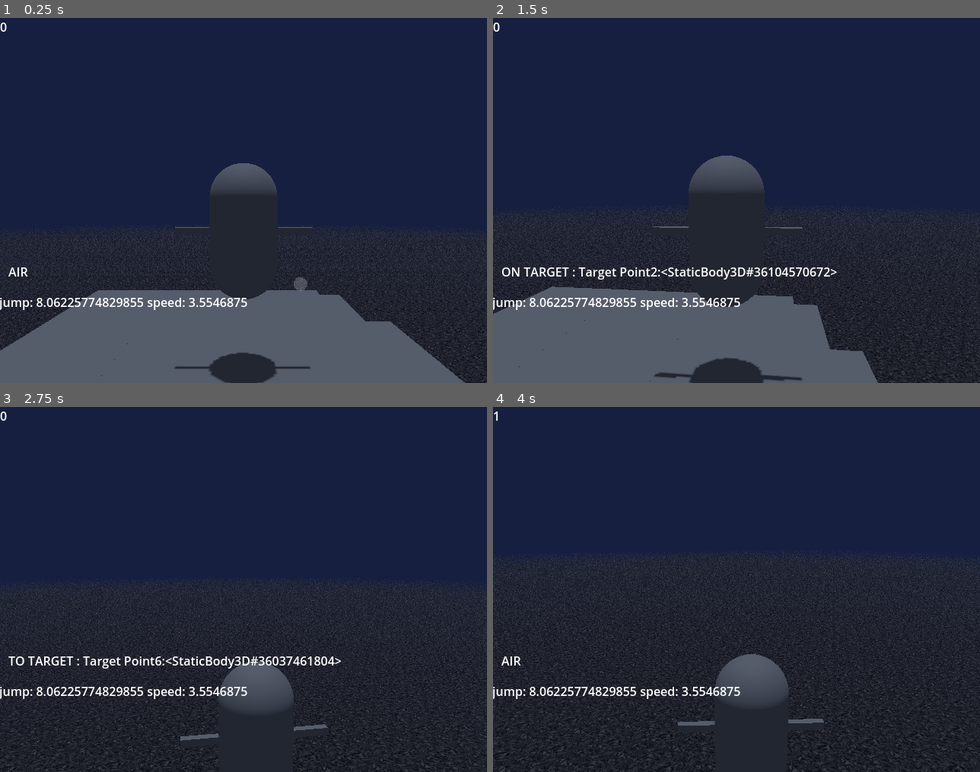
Above: before the commit, frames 1-4 (two rows, left to right).
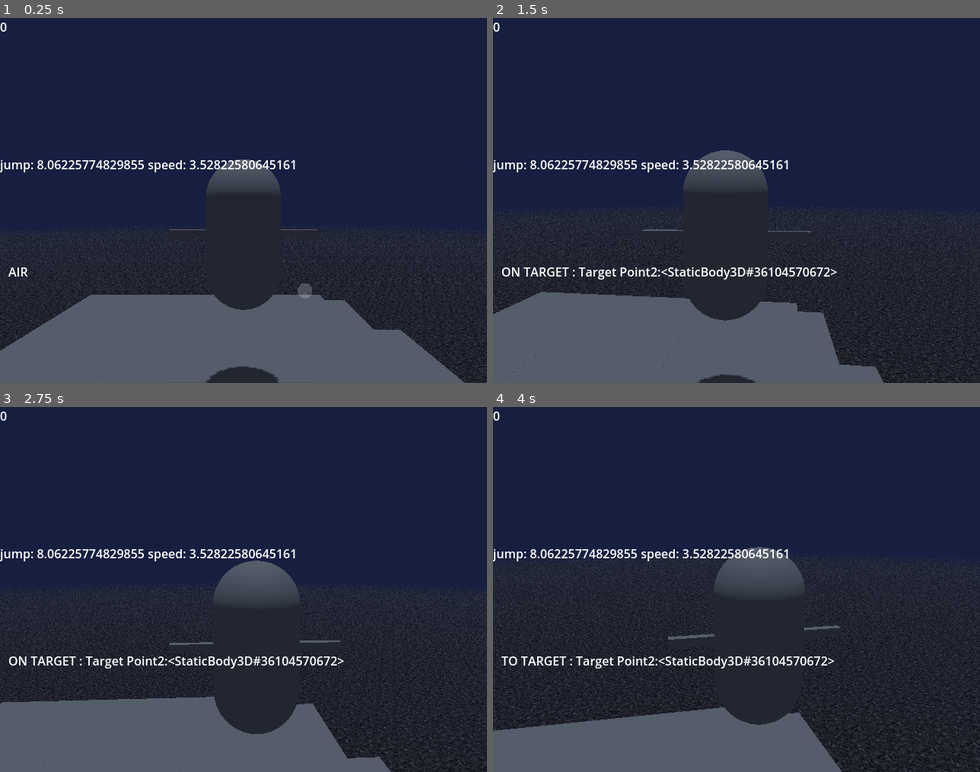
Above: after the commit, the same moments.

Repository: NoahChase/Sly-Cooper--A-Thief-in-Godot
Game: Godot game, scene res://Scenes/Worlds/hazard_room.tscn
Same seed, same stepped clock (60 frames per second), same inputs: the game is played once before the commit and once after it.
Inputs (mouse positions are in pixels of both pictures, inside the frame that each line leads up to):
- Up to frame 1 (0.25 s): no input
- Up to frame 2 (1.5 s): tap Enter (ui_accept) at 0.5, 0.77 s; move the mouse to (760, 200) at 0.52 s; hold Up (ui_up) from 0.53 s (still down); tap Q (circle) at 0.6, 1.35 s; move the mouse to (712, 200) at 1.27 s
- Up to frame 3 (2.75 s): keep holding Up (ui_up); tap Enter (ui_accept) at 1.52 s; move the mouse to (253, 582) at 2.02 s; tap Q (circle) at 2.1 s
- Up to frame 4 (4 s): keep holding Up (ui_up); move the mouse to (731, 596) at 2.77 s; tap Q (circle) at 2.85, 3.6 s; tap Enter (ui_accept) at 3.02, 3.77 s; move the mouse to (775, 593) at 3.52 s

The runs differ from the first frame. In frame 1, 4.6% of the frame differs, in the area x 0-100%, y 38-100%; in frame 2, 6.0%; in frame 3, 20%; in frame 4, 18%.

Commit message:
Sly EOD Update

Diff:
--- a/Scenes/Character Mesh/sly_cooper_rig_no_physics.tscn
+++ b/Scenes/Character Mesh/sly_cooper_rig_no_physics.tscn
@@ -34,6 +34,9 @@
 
 [sub_resource type="AnimationNodeAnimation" id="AnimationNodeAnimation_s2syr"]
 animation = &"Library Sly MASTER 005/Idle Crouch 2"
+
+[sub_resource type="AnimationNodeAnimation" id="AnimationNodeAnimation_tvnrq"]
+animation = &"Library Sly MASTER 005/Run 1"
 
 [sub_resource type="AnimationNodeAnimation" id="AnimationNodeAnimation_2pjcq"]
 animation = &"Library Sly MASTER 005/00 T-Pose"
@@ -96,6 +99,10 @@
 input_2/auto_advance = false
 input_2/break_loop_at_end = false
 input_2/reset = true
+input_3/name = "floor run"
+input_3/auto_advance = false
+input_3/break_loop_at_end = false
+input_3/reset = true
 
 [sub_resource type="AnimationNodeTimeScale" id="AnimationNodeTimeScale_kh1f8"]
 
@@ -118,10 +125,12 @@
 
 [sub_resource type="AnimationNodeTimeScale" id="AnimationNodeTimeScale_7lgmy"]
 
+[sub_resource type="AnimationNodeTimeScale" id="AnimationNodeTimeScale_qsgjq"]
+
 [sub_resource type="AnimationNodeTimeScale" id="AnimationNodeTimeScale_hgiqx"]
 
 [sub_resource type="AnimationNodeBlendTree" id="AnimationNodeBlendTree_ucif6"]
-graph_offset = Vector2(-653.384, 324.346)
+graph_offset = Vector2(-907.191, 188.536)
 "nodes/Anim State/node" = SubResource("AnimationNodeTransition_qdafn")
 "nodes/Anim State/position" = Vector2(280, 140)
 nodes/Animation/node = SubResource("AnimationNodeAnimation_o2ybd")
@@ -130,6 +139,8 @@
 "nodes/Animation 10/position" = Vector2(-840, -740)
 "nodes/Animation 11/node" = SubResource("AnimationNodeAnimation_s2syr")
 "nodes/Animation 11/position" = Vector2(-860, -600)
+"nodes/Animation 12/node" = SubResource("AnimationNodeAnimation_tvnrq")
+"nodes/Animation 12/position" = Vector2(-640, 360)
 "nodes/Animation 2/node" = SubResource("AnimationNodeAnimation_2pjcq")
 "nodes/Animation 2/position" = Vector2(-540, -540)
 "nodes/Animation 3/node" = SubResource("AnimationNodeAnimation_6pofx")
@@ -137,7 +148,7 @@
 "nodes/Animation 4/node" = SubResource("AnimationNodeAnimation_vghod")
 "nodes/Animation 4/position" = Vector2(-200, 400)
 "nodes/Animation 5/node" = SubResource("AnimationNodeAnimation_vfska")
-"nodes/Animation 5/position" = Vector2(-560, 200)
+"nodes/Animation 5/position" = Vector2(-620, 160)
 "nodes/Animation 6/node" = SubResource("AnimationNodeAnimation_omr3l")
 "nodes/Animation 6/position" = Vector2(-200, 560)
 "nodes/Animation 7/node" = SubResource("AnimationNodeAnimation_lt275")
@@ -161,7 +172,7 @@
 "nodes/Floor Transition/node" = SubResource("AnimationNodeTransition_pb2f7")
 "nodes/Floor Transition/position" = Vector2(20, -120)
 "nodes/Input Timescale/node" = SubResource("AnimationNodeTimeScale_kh1f8")
-"nodes/Input Timescale/position" = Vector2(-120, 140)
+"nodes/Input Timescale/position" = Vector2(-180, 100)
 nodes/Jump/node = SubResource("AnimationNodeOneShot_cuhbt")
 nodes/Jump/position = Vector2(620, 420)
 "nodes/Jump Animation/node" = SubResource("AnimationNodeAnimation_15x8p")
@@ -169,11 +180,13 @@
 "nodes/Jump Transition/node" = SubResource("AnimationNodeTransition_gmgps")
 "nodes/Jump Transition/position" = Vector2(580, 720)
 nodes/TimeScale/node = SubResource("AnimationNodeTimeScale_hgiqx")
-nodes/TimeScale/position = Vector2(-240, 160)
+nodes/TimeScale/position = Vector2(-300, 120)
 "nodes/TimeScale 2/node" = SubResource("AnimationNodeTimeScale_7lgmy")
 "nodes/TimeScale 2/position" = Vector2(440, 680)
+"nodes/TimeScale 3/node" = SubResource("AnimationNodeTimeScale_qsgjq")
+"nodes/TimeScale 3/position" = Vector2(-329.205, 338.661)
 nodes/output/position = Vector2(960, 500)
-node_connections = [&"Anim State", 0, &"Floor Transition", & …(479 unchanged characters)… r Transition", 2, &"Input Timescale", &"Input Timescale", 0, &"TimeScale", &"Jump", 0, &"Anim State", &"Jump", 1, &"Jump Transition", &"Jump Transition", 0, &"TimeScale 2", &"Jump Transition", 1, &"Animation 3", &"TimeScale", 0, &"Animation 5", &"TimeScale 2", 0, &"Jump Animation", &"output", 0, &"Jump"]
+node_connections = [&"Anim State", 0, &"Floor Transition", & …(479 unchanged characters)… r Transition", 2, &"Input Timescale", &"Floor Transition", 3, &"TimeScale 3", &"Input Timescale", 0, &"TimeScale", &"Jump", 0, &"Anim State", &"Jump", 1, &"Jump Transition", &"Jump Transition", 0, &"TimeScale 2", &"Jump Transition", 1, &"Animation 3", &"TimeScale", 0, &"Animation 5", &"TimeScale 2", 0, &"Jump Animation", &"TimeScale 3", 0, &"Animation 12", &"output", 0, &"Jump"]
 
 [sub_resource type="Animation" id="Animation_ul3bh"]
 length = 0.001
@@ -293,9 +306,9 @@
 "parameters/Blend2 4/blend_amount" = 0.13
 "parameters/Blend2 5/blend_amount" = 0.27
 "parameters/Blend2 6/blend_amount" = 0.36
-"parameters/Floor Transition/current_state" = "floor idle"
+"parameters/Floor Transition/current_state" = "floor run"
 "parameters/Floor Transition/transition_request" = ""
-"parameters/Floor Transition/current_index" = 0
+"parameters/Floor Transition/current_index" = 3
 "parameters/Input Timescale/scale" = 1.0
 parameters/Jump/active = false
 parameters/Jump/internal_active = false
@@ -305,6 +318,7 @@
 "parameters/Jump Transition/current_index" = -1
 parameters/TimeScale/scale = 1.3
 "parameters/TimeScale 2/scale" = 0.5
+"parameters/TimeScale 3/scale" = 1.1
 
 [node name="Ball Tail Root" type="Node3D" parent="." index="2"]
 transform = Transform3D(1, 0, 0, 0, 1, 0, 0, 0, 1, 0.0122293, 0.685026, -0.123796)
@@ -413,43 +427,43 @@
 transform = Transform3D(1, 0, 0, 0, 1, 0, 0, 0, 1, 0, -0.0625, 0)
 bones/0/position = Vector3(1.1612e-08, 0.74602, -0.00193296)
 bones/1/position = Vector3(0.000474975, 0.000474975, 0.000474975)
-bones/10/position = Vector3(-0.0796445, 0.8615, -0.00809433)
-bones/10/rotation = Quaternion(0.163415, -0.0385887, 0.00620535, 0.985783)
+bones/10/position = Vector3(0.0154011, 0.907749, 0.0781386)
+bones/10/rotation = Quaternion(0.0223178, 0.0569703, -0.00137522, 0.998125)
 bones/11/position = Vector3(-2.16606e-16, 0.1409, 0.00690236)
-bones/11/rotation = Quaternion(0.0861114, -0.00925072, 0.00260944, 0.996239)
-bones/12/rotation = Quaternion(0.0468666, 0.00121669, -0.000286345, 0.9989)
-bones/13/rotation = Quaternion(0.0460347, 0.00301896, 0.00624577, 0.998916)
+bones/11/rotation = Quaternion(0.031549, 0.0271861, -0.00476297, 0.999121)
+bones/12/rotation = Quaternion(0.0631181, 0.0706147, -0.0143357, 0.995402)
+bones/13/rotation = Quaternion(0.063118, 0.0706147, -0.0143357, 0.995402)
 bones/13/scale = Vector3(1, 1, 0.999999)
-bones/14/rotation = Quaternion(-0.0361816, -0.0177534, 0.0209397, 0.998968)
-bones/15/rotation = Quaternion(-0.0529005, 0.00587762, 0.00562867, 0.998567)
+bones/14/rotation = Quaternion(-0.00675229, -0.0204831, 0.00144996, 0.999766)
+bones/15/rotation = Quaternion(-0.00675232, -0.0204831, 0.00144999, 0.999766)
 bones/56/scale = Vector3(1, 1, 1)
 bones/57/scale = Vector3(1, 1, 1)
 bones/70/rotation = Quaternion(-0.35155, -0.348675, -0.399688, 0.771419)
 bones/70/scale = Vector3(1, 1, 1)
 bones/72/position = Vector3(0.0633166, 0.0976588, 0.00782372)
-bones/72/rotation = Quaternion(0.489309, 0.548186, 0.564082, -0.376671)
-bones/73/rotation = Quaternion(0.0202895, 0.951381, -0.297555, 0.0769586)
+bones/72/rotation = Quaternion(0.534517, 0.453192, 0.535185, -0.471684)
+bones/73/rotation = Quaternion(-0.184226, 0.892385, -0.396818, -0.110655)
 bones/73/scale = Vector3(0.999999, 1, 0.999999)
-bones/74/rotation = Quaternion(0.191008, -0.722385, 0.178558, 0.64015)
+bones/74/rotation = Quaternion(0.492627, -0.432639, 0.402936, 0.63858)
 bones/74/scale = Vector3(0.999999, 1, 1)
-bones/75/rotation = Quaternion(-0.033127, 0.669058, 0.336003, 0.662092)
+bones/75/rotation = Quaternion(0.129238, 0.748342, 0.138918, 0.635597)
 bones/95/position = Vector3(-0.0637059, 0.090302, 0.015742)
-bones/95/rotation = Quaternion(0.486489, -0.658923, -0.494691, -0.290569)
-bones/96/rotation = Quaternion(0.0959032, 0.929607, -0.355386, -0.018292)
+bones/95/rotation = Quaternion(0.48836, -0.492261, -0.574821, -0.43447)
+bones/96/rotation = Quaternion(0.0623949, 0.886524, -0.458412, -0.006425)
 bones/97/position = Vector3(-0.00114774, 0.233412, -0.000875463)
-bones/97/rotation = Quaternion(0.306019, 0.697673, -0.306019, 0.570926)
+bones/97/rotation = Quaternion(0.612238, 0.444469, -0.50403, 0.416612)
 bones/97/scale = Vector3(0.999999, 0.999999, 0.999999)
-bones/98/rotation = Quaternion(-0.0193383, -0.658714, -0.203913, 0.723976)
+bones/98/rotation = Quaternion(0.240845, -0.661752, -0.112799, 0.700967)
 bones/120/position = Vector3(0.00070335, 0.0147822, 0.131181)
 bones/120/rotation = Quaternion(-0.0722975, -0.0474817, 0.0137924, 0.996157)
 bones/120/scale = Vector3(1, 1, 1)
 bones/130/position = Vector3(0.073522, -0.0766083, -0.0259213)
-bones/130/rotation = Quaternion(0.0536781, 0.343692, 0.922403, -0.167832)
-bones/131/rotation = Quaternion(-0.0215262, 0.971477, -0.234296, -0.0295823)
+bones/130/rotation = Quaternion(-0.056854, 0.281989, 0.956027, 0.0571216)
+bones/131/rotation = Quaternion(-0.000950907, 0.987117, -0.159478, 0.0128561)
 bones/131/scale = Vector3(1, 1, 0.999999)
-bones/132/rotation = Quaternion(-0.141559, 0.697611, -0.692477, 0.117373)
+bones/132/rotation = Quaternion(0.019323, 0.612819, -0.78977, -0.0185053)
 bones/132/scale = Vector3(0.999999, 1.00001, 0.999995)
-bones/133/rotation = Quaternion(-8.80993e-09, 0.996992, 0.0775009, -1.95097e-09)
+bones/133/rotation = Quaternion(0.0353573, 0.998719, 0.0306257, 0.0192742)
 bones/133/scale = Vector3(1, 1.00001, 0.999986)
 bones/134/position = Vector3(-0.00730926, 0.127941, 0.00102151)
 bones/134/rotation = Quaternion(-0.0126292, 0.186482, 0.979947, -0.0690641)
@@ -458,11 +472,11 @@
 bones/135/rotation = Quaternion(0.203259, 0.000721591, 0.000726901, 0.979125)
 bones/135/scale = Vector3(0.999999, 0.999999, 1)
 bones/136/position = Vector3(-0.0787393, -0.070641, -0.004869)
-bones/136/rotation = Quaternion(-0.0458055, 0.420613, 0.905727, 0.025413)
-bones/137/rotation = Quaternion(0.0643518, 0.926042, -0.371893, -0.000592701)
+bones/136/rotation = Quaternion(-0.0744367, -0.106694, 0.9909, 0.0345459)
+bones/137/rotation = Quaternion(0.0185098, 0.811839, -0.583289, -0.0186869)
 bones/137/scale = Vector3(0.999999, 1, 1)
-bones/138/rotation = Quaternion(0.0611517, 0.63231, -0.770648, -0.0504527)
-bones/139/rotation = Quaternion(-4.30389e-08, 0.999524, 0.0308617, 3.07261e-08)
+bones/138/rotation = Quaternion(0.0669462, 0.812766, -0.575059, -0.0650944)
+bones/139/rotation = Quaternion(-0.0901303, 0.978728, 0.170368, 0.0703028)
 bones/140/rotation = Quaternion(0.0126288, 0.186482, 0.979947, 0.0690643)
 bones/140/scale = Vector3(1, 1, 0.999999)
 bones/141/position = Vector3(0.0408724, 0.0366471, -0.00755698)
@@ -474,7 +488,7 @@
 bones/143/scale = Vector3(1, 1, 1)
 
 [node name="Cane_LowPoly" parent="metarig/GeneralSkeleton" index="0"]
-transform = Transform3D(0.499968, -0.520048, 0.692517, 0.691558, -0.241611, -0.680713, 0.521324, 0.819251, 0.238846, -0.473583, 0.881695, 0.33434)
+transform = Transform3D(-0.0411167, 0.71147, 0.701512, 0.90933, 0.31759, -0.268801, -0.414037, 0.626854, -0.660019, -0.10899, 1.07051, 0.367501)
 bone_name = "RightHand"
 bone_idx = 98
 
@@ -482,43 +496,43 @@
 transform = Transform3D(0.286598, 0.942817, -0.170169, -0.918975, 0.320748, 0.229361, 0.270827, 0.090647, 0.958351, -0.714821, -0.90577, 0.0535462)
 
 [node name="TeethUpper_LowPoly" parent="metarig/GeneralSkeleton" index="1"]
-transform = Transform3D(0.105145, -0.00781656, -0.0141066, 0.00414047, 0.10301, -0.026217, 0.0155869, 0.025365, 0.102123, -0.0962698, 1.13439, 0.199785)
+transform = Transform3D(0.0988603, 0.00471242, 0.0389868, -0.00191037, 0.106058, -0.00797517, -0.0392241, 0.00671172, 0.0986506, 0.0499488, 1.23733, 0.170683)
 
 [node name="TeethLower_LowPoly" parent="metarig/GeneralSkeleton" index="2"]
-transform = Transform3D(0.105145, -0.00781661, -0.0141066, 0.00414047, 0.10301, -0.026217, 0.0155869, 0.0253653, 0.102123, -0.0934959, 1.11589, 0.185989)
+transform = Transform3D(0.0988603, 0.00471253, 0.0389868, -0.00191037, 0.106058, -0.00797512, -0.0392241, 0.00671198, 0.0986507, 0.0456827, 1.21666, 0.160938)
 
 [node name="EyeHLightBot_L" parent="metarig/GeneralSkeleton" index="3"]
-transform = Transform3D(0.105145, -0.00781656, -0.0141066, 0.00414047, 0.10301, -0.0262171, 0.0155869, 0.025365, 0.102123, -0.0964897, 1.13729, 0.200498)
+transform = Transform3D(0.0988603, 0.00471244, 0.0389868, -0.00191037, 0.106058, -0.00797522, -0.0392241, 0.00671175, 0.0986507, 0.0500814, 1.24031, 0.170872)
 
 [node name="EyeHLightTop_L" parent="metarig/GeneralSkeleton" index="4"]
-transform = Transform3D(0.105145, -0.00781656, -0.0141066, 0.00414047, 0.10301, -0.0262171, 0.0155869, 0.025365, 0.102123, -0.0964897, 1.13729, 0.200498)
+transform = Transform3D(0.0988603, 0.00471244, 0.0389868, -0.00191037, 0.106058, -0.00797522, -0.0392241, 0.00671175, 0.0986507, 0.0500814, 1.24031, 0.170872)
 
 [node name="Iris_L" parent="metarig/GeneralSkeleton" index="5"]
-transform = Transform3D(0.105145, -0.00781657, -0.0141066, 0.00414047, 0.10301, -0.0262171, 0.0155869, 0.0253651, 0.102123, -0.0964897, 1.13729, 0.200499)
+transform = Transform3D(0.0988603, 0.00471247, 0.0389868, -0.00191037, 0.106058, -0.00797531, -0.0392241, 0.00671184, 0.0986506, 0.0500816, 1.24031, 0.170872)
 
 [node name="Pupil_L" parent="metarig/GeneralSkeleton" index="6"]
-transform = Transform3D(0.105145, -0.00781657, -0.0141066, 0.00414047, 0.10301, -0.0262171, 0.0155869, 0.0253651, 0.102123, -0.0964897, 1.13729, 0.200499)
+transform = Transform3D(0.0988603, 0.00471247, 0.0389868, -0.00191037, 0.106058, -0.00797531, -0.0392241, 0.00671184, 0.0986506, 0.0500816, 1.24031, 0.170872)
 
 [node name="EyeHLightBot_R" parent="metarig/GeneralSkeleton" index="7"]
-transform = Transform3D(0.105145, -0.00781656, -0.0141066, 0.00414047, 0.10301, -0.0262171, 0.0155869, 0.025365, 0.102123, -0.0964897, 1.13729, 0.200498)
+transform = Transform3D(0.0988603, 0.00471244, 0.0389868, -0.00191037, 0.106058, -0.00797522, -0.0392241, 0.00671175, 0.0986507, 0.0500814, 1.24031, 0.170872)
 
 [node name="EyeHLightTop_R" parent="metarig/GeneralSkeleton" index="8"]
-transform = Transform3D(0.105145, -0.00781656, -0.0141066, 0.00414047, 0.10301, -0.0262171, 0.0155869, 0.025365, 0.102123, -0.0964897, 1.13729, 0.200498)
+transform = Transform3D(0.0988603, 0.00471244, 0.0389868, -0.00191037, 0.106058, -0.00797523, -0.0392241, 0.00671176, 0.0986506, 0.0500814, 1.24031, 0.170872)
 
 [node name="Iris_R" parent="metarig/GeneralSkeleton" index="9"]
-transform = Transform3D(-0.105145, -0.00781656, -0.0141066, -0.00414047, 0.10301, -0.026217, -0.0155869, 0.025365, 0.102123, -0.0964897, 1.13729, 0.200498)
+transform = Transform3D(-0.0988603, 0.00471242, 0.0389868, 0.00191037, 0.106058, -0.00797518, 0.0392241, 0.00671172, 0.0986506, 0.0500814, 1.24031, 0.170872)
 
 [node name="Pupil_R" parent="metarig/GeneralSkeleton" index="10"]
-transform = Transform3D(-0.105145, -0.00781656, -0.0141066, -0.00414047, 0.10301, -0.026217, -0.0155869, 0.025365, 0.102123, -0.0964897, 1.13729, 0.200498)
+transform = Transform3D(-0.0988603, 0.00471242, 0.0389868, 0.00191037, 0.106058, -0.00797518, 0.0392241, 0.00671172, 0.0986506, 0.0500814, 1.24031, 0.170872)
 
 [node name="Hat_LowPoly" parent="metarig/GeneralSkeleton" index="11"]
-transform = Transform3D(1.2433, -0.0924285, -0.166806, 0.0489597, 1.21806, -0.31001, 0.18431, 0.299935, 1.20757, 0.0132117, -0.150047, -0.197552)
+transform = Transform3D(1.16899, 0.0557237, 0.461005, -0.0225895, 1.2541, -0.0943061, -0.463812, 0.079366, 1.16651, -0.0388113, -0.0993133, 0.0120723)
 
 [node name="EyeWhite_lowPoly" parent="metarig/GeneralSkeleton" index="12"]
-transform = Transform3D(0.105145, -0.00781656, -0.0141066, 0.00414047, 0.10301, -0.026217, 0.0155869, 0.025365, 0.102123, -0.0964897, 1.13729, 0.200498)
+transform = Transform3D(0.0988603, 0.00471242, 0.0389868, -0.00191037, 0.106058, -0.00797517, -0.0392241, 0.00671171, 0.0986506, 0.0500814, 1.24031, 0.170872)
 
 [node name="Belt_LowPoly" parent="metarig/GeneralSkeleton" index="13"]
-transform = Transform3D(0.104723, -0.00275205, -0.0185392, 0.000239573, 0.105422, -0.014296, 0.0187408, 0.0140307, 0.103779, -0.0838365, 1.29005, 0.0888026)
+transform = Transform3D(0.106318, -0.00346303, 0.00161495, 0.00318825, 0.105181, 0.0156514, -0.00210612, -0.0155929, 0.105217, 0.015564, 1.3462, 0.0512318)
 
 [node name="Tail 1 IK" type="SkeletonIK3D" parent="metarig/GeneralSkeleton" index="21"]
 root_bone = &"Tail.001"
@@ -556,11 +570,11 @@
 target_node = NodePath("../../../Ball Tail Root/Ball Tail 3/Node3D/cnt3")
 
 [node name="BoneAttachment3D" type="BoneAttachment3D" parent="metarig/GeneralSkeleton" index="28"]
-transform = Transform3D(0.996945, 0.0778375, -0.0065072, -0.000377893, 0.0881147, 0.99611, 0.0781081, -0.993065, 0.0878749, -0.0761638, 0.852764, -0.0460276)
+transform = Transform3D(0.993505, -0.111658, -0.0219165, -0.000202622, -0.194343, 0.980934, -0.113788, -0.974558, -0.193103, 0.0119572, 0.888594, 0.0444322)
 bone_name = "Tail.001"
 bone_idx = 122
 
 [node name="Bone Cane Hand" type="BoneAttachment3D" parent="metarig/GeneralSkeleton" index="29"]
-transform = Transform3D(0.499968, -0.520048, 0.692517, 0.691558, -0.241611, -0.680713, 0.521324, 0.819251, 0.238846, -0.473583, 0.881695, 0.33434)
+transform = Transform3D(-0.0411167, 0.71147, 0.701512, 0.90933, 0.31759, -0.268801, -0.414037, 0.626854, -0.660019, -0.10899, 1.07051, 0.367501)
 bone_name = "RightHand"
 bone_idx = 98
--- a/Scenes/Character/player__sly.tscn
+++ b/Scenes/Character/player__sly.tscn
@@ -214,10 +214,9 @@
 size_flags_vertical = 6
 
 [node name="RichTextLabel4" type="RichTextLabel" parent="."]
-offset_left = -1.0
-offset_top = 362.0
-offset_right = 614.0
-offset_bottom = 982.0
+offset_top = 181.0
+offset_right = 615.0
+offset_bottom = 801.0
 size_flags_horizontal = 6
 size_flags_vertical = 6
 
--- a/Scripts/player__sly.gd
+++ b/Scripts/player__sly.gd
@@ -2,7 +2,7 @@
 ## In GitHub, Belongs to Character Sly Cooper Branch
 
 ## const
-const SPEED = 3.55 #jump distance #4m, double jump distance #?m
+const SPEED = 3.52 #jump distance #4m, double jump distance #?m
 const JUMP_VELOCITY = 8.06 #single jump 2m, cozy double jump 3m
 
 ## enum
@@ -46,7 +46,7 @@
 
 	# Constants for the calculation
 	var new_gravity = 6.5 * 2.5  # Gravity (m/s^2)
-	var jump_velocity = 8  # Initial vertical velocity (m/s)
+	var jump_velocity = 8.06  # Initial vertical velocity (m/s)
 	var desired_jump_distance = 3.5 # Desired horizontal distance (m)
 	var desired_jump_height = 2
 # Time to reach the peak of the jump and total air time
@@ -58,11 +58,11 @@
 # Solve for the horizontal speed to achieve the desired jump distance
 	var required_speed = desired_jump_distance / total_air_time
 	$RichTextLabel4.text = str("jump: ", jump_vel," speed: ", required_speed)
+	#$RichTextLabel4.text = str(velocity.y)
 
 
 func _physics_process(delta: float) -> void:
 	floor_or_roof = $"Floor Ray".get_collider()
-	$RichTextLabel4.text = str(velocity.y)
 	var left_stick_pressure = Input.get_action_strength("ui_left") + Input.get_action_strength("ui_right") + Input.get_action_strength("ui_up") + Input.get_action_strength("ui_down")
 	left_stick_pressure = clamp(left_stick_pressure, 0, 1)
 	state_handler(delta)
@@ -72,6 +72,7 @@
 	# Handle jump.
 	if Input.is_action_just_pressed("ui_accept"):
 		jump()
+
 
 	if Input.is_action_just_pressed("circle") and state == AIR:
 		#$"Body Mesh Container/AnimationPlayer".play("spin")
@@ -98,6 +99,7 @@
 		jump_num = 0
 		$RichTextLabel3.text = str("FLOOR")
 	if state == AIR:
+		speed_mult = 1.0
 		if not $"Floor Ray".is_colliding():
 			air_mult = lerp(air_mult, 0.02, 0.08)
 			#sly_mesh.anim_tree.set("parameters/Anim State/transition_request", "air")
@@ -117,7 +119,11 @@
 
 	else:
 		air_mult = 1.0
-		speed_mult = 1.0
+		if Input.is_action_pressed("shift"):
+			speed_mult = 1.5
+		else:
+			speed_mult = 1.0
+
 	if state == TO_TARGET and target != null:
 		jump_num = 0
 		air_mult = 0.0
@@ -167,12 +173,16 @@
 
 
 	# Calculate movement direction relative to the camera
-	direction = (transform.basis * Vector3(horizontal * air_mult * speed_mult * left_stick_pressure, 0.0, vertical * air_mult * speed_mult * left_stick_pressure).rotated(Vector3.UP, camera_T)).normalized()
+	direction = (transform.basis * Vector3(horizontal * air_mult * speed_mult * joystick_input.length(), 0.0, vertical * air_mult * speed_mult * joystick_input.length()).rotated(Vector3.UP, camera_T)).normalized()
 
 	if direction:
+		var speed_factor = velocity.length() / SPEED
+		var lerp_speed = clamp(1 - speed_factor, 0.065, 0.65) * air_mult
+		if state == AIR:
+			lerp_speed = 0.5 * air_mult
 		var target_velocity = direction * SPEED * speed_mult
-		velocity.x = lerp(velocity.x, target_velocity.x * left_stick_pressure, 0.5 * air_mult)
-		velocity.z = lerp(velocity.z, target_velocity.z * left_stick_pressure, 0.5 * air_mult)
+		velocity.x = lerp(velocity.x, target_velocity.x * joystick_input.length(), lerp_speed)
+		velocity.z = lerp(velocity.z, target_velocity.z * joystick_input.length(), lerp_speed)
 	elif state != AIR:
 		velocity.x = lerp(velocity.x, 0.0, 0.5)
 		velocity.z = lerp(velocity.z, 0.0, 0.5)
@@ -186,7 +196,8 @@
 	var angle_difference = wrapf(target_rotation_y - current_rotation_y, -PI, PI)
 
 	# Adjust rotation smoothing based on player movement
-	var look_val = 0.2 * air_mult * speed_mult
+
+	var look_val = 0.165 * air_mult / speed_mult
 	$"Body Mesh Container".rotation.y += angle_difference * look_val
 	$"Look_At Rotation".look_at(position + direction)
 
@@ -194,9 +205,9 @@
 	var direction_2d = Vector2(direction.x, direction.z)
 # Camera Rotation
 	if horizontal < 0 and state == FLOOR:
-		camera_parent.yaw += velocity.length() / 6 * delta * left_stick_pressure
+		camera_parent.yaw += velocity.length() / 5.5 * delta * -horizontal
 	elif horizontal > 0 and state == FLOOR:
-		camera_parent.yaw -= velocity.length() / 6 * delta * left_stick_pressure
+		camera_parent.yaw -= velocity.length() / 5.5 * delta * horizontal
 
 	$RichTextLabel.text = str(jump_num)
 	camera_smooth_follow(delta)
@@ -310,7 +321,7 @@
 	var lerp_val
 
 	lerp_val = 0.15
-	var add = 5.5
+	var add = 5
 	cam_max = 0
 	cam_min = 0
 	tform_mult = 1
@@ -330,7 +341,7 @@
 			#camera_parent.position.y = lerp(camera_parent.position.y, global_transform.origin.y + 1.75, 0.055)
 		elif state == TO_TARGET:
 			var distance_to_player = global_transform.origin.distance_to(target.global_transform.origin)
-			if distance_to_player > 2:
+			if distance_to_player > 2 or global_transform.origin.y < target.global_transform.origin.y:
 				camera_parent.position.y = lerp(camera_parent.position.y, global_transform.origin.y + 1.25, 0.0075)
 		else:
 			if velocity.y <= -6.5 and global_transform.origin.y < camera_parent.global_transform.origin.y - 1.14: # and not downward_raycast.is_colliding()
Not shown: 1 places in Scenes/Character Mesh/sly_cooper_rig_no_physics.tscn that only renumber resources
